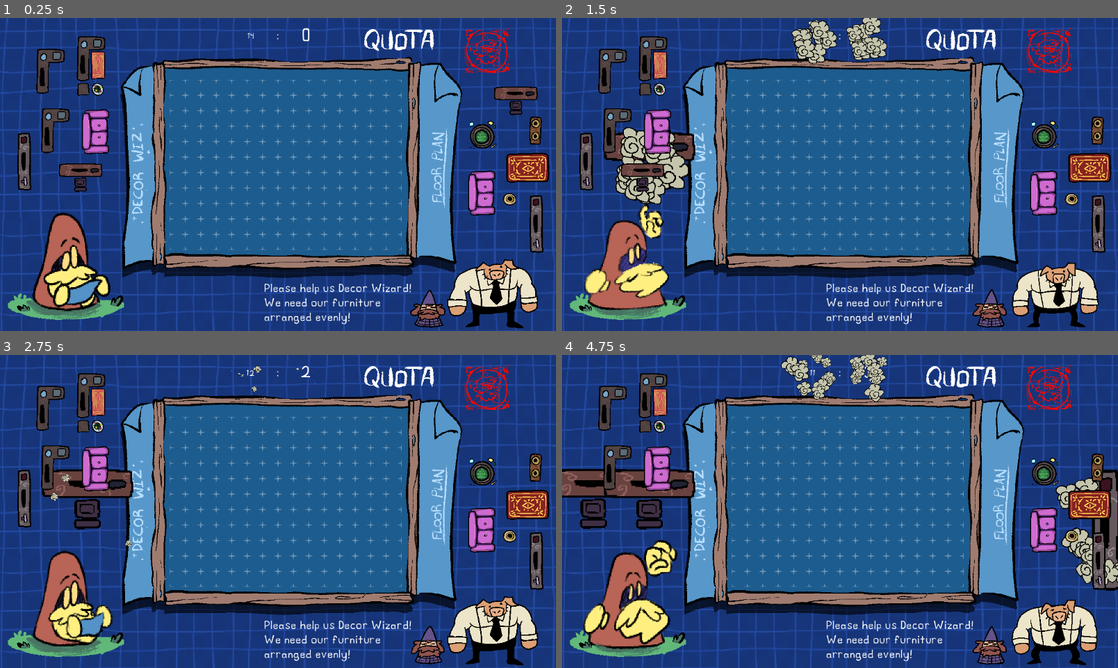
Above: before the commit, frames 1-4 (two rows, left to right).
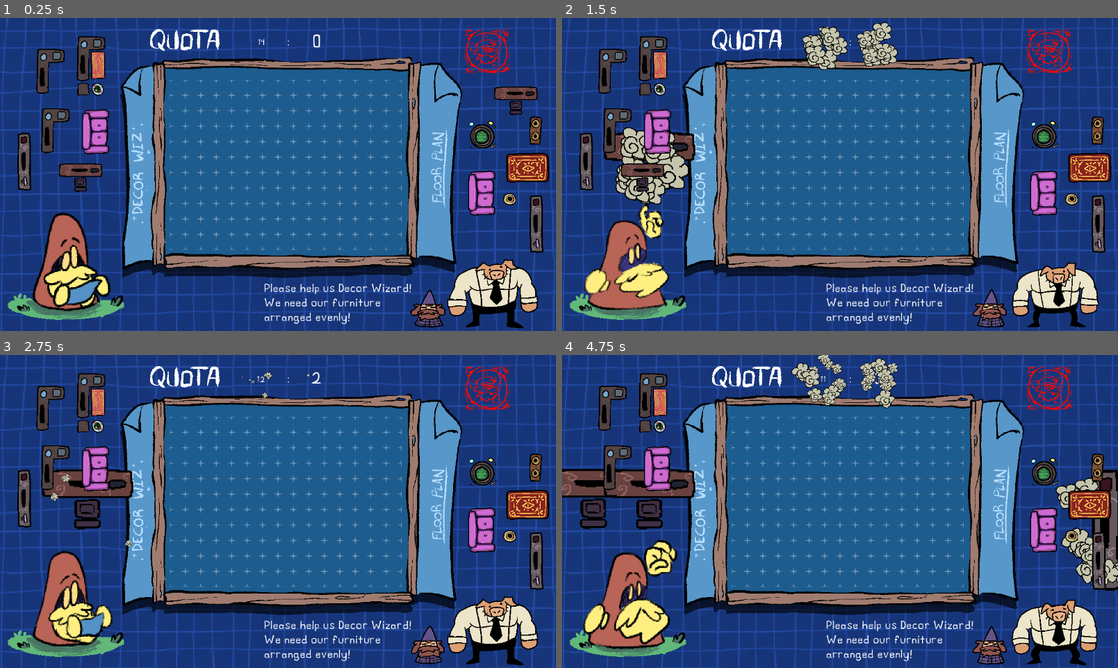
Above: after the commit, the same moments.

Repository: Greatmystic/DecorWizard
Game: Godot game, scene res://Content/Scenes/Levels/main.tscn
Two runs of this game, one before a commit and one after it. Both use one fixed random seed, a clock stepped at 60 frames per second and the inputs below.
Inputs (mouse positions are in pixels of both pictures, inside the frame that each line leads up to):
- Up to frame 1 (0.25 s): no input
- Up to frame 2 (1.5 s): move the mouse to (1079, 108) at 0.52 s; tap Space (ScaleSpell) at 0.6, 1.35 s; click (1079, 108) at 0.67 s; move the mouse to (639, 187) at 1.27 s; click (639, 187) at 1.42 s
- Up to frame 3 (2.75 s): move the mouse to (77, 524) at 2.02 s; tap Space (ScaleSpell) at 2.1 s; click (77, 524) at 2.17 s
- Up to frame 4 (4.75 s): tap Space (ScaleSpell) at 2.85, 3.6, 4.35 s; click (639, 524) at 2.92 s; move the mouse to (584, 520) at 3.52 s; click (584, 520) at 3.67 s; move the mouse to (1095, 583) at 4.27 s; click (1095, 583) at 4.42 s

The runs differ from the first frame. In frame 1, 0.8% of the frame differs, in the area x 27-79%, y 3-11%; in frame 2, 2.5%; in frame 3, 0.9%; in frame 4, 2.6%, in the area x 27-79%, y 0-18%.

Commit message:
anims and bg update

Diff:
--- a/Content/Scenes/decor.tscn
+++ b/Content/Scenes/decor.tscn
@@ -32,8 +32,6 @@
 [node name="Wizard" parent="." instance=ExtResource("1_xcjv8")]
 position = Vector2(134, 492)
 scale = Vector2(1.97656, 1.97656)
-animation = &"MAGIC"
-frame_progress = 0.0
 
 [node name="CanvasLayer" type="CanvasLayer" parent="."]
 layer = -10
@@ -52,18 +50,20 @@
 metadata/_edit_lock_ = true
 
 [node name="Quota" type="Control" parent="CanvasLayer"]
+texture_filter = 1
 layout_mode = 3
 anchors_preset = 5
 anchor_left = 0.5
 anchor_right = 0.5
-offset_left = -95.075
-offset_top = 20.28
-offset_right = 94.9712
-offset_bottom = 57.28
+offset_left = -73.0
+offset_top = 33.0
+offset_right = 117.046
+offset_bottom = 70.0
 grow_horizontal = 2
 mouse_filter = 1
 
 [node name="SmallQuota" type="Label" parent="CanvasLayer/Quota"]
+texture_filter = 1
 layout_mode = 1
 anchors_preset = 4
 anchor_top = 0.5
@@ -100,6 +100,7 @@
 vertical_alignment = 1
 
 [node name="BigQuota" type="Label" parent="CanvasLayer/Quota"]
+texture_filter = 1
 layout_mode = 1
 anchors_preset = 6
 anchor_left = 1.0
Binary file changed: Content/Sprites/DecorWizardBG.png
Binary file changed: Content/Sprites/boarman idle.png
